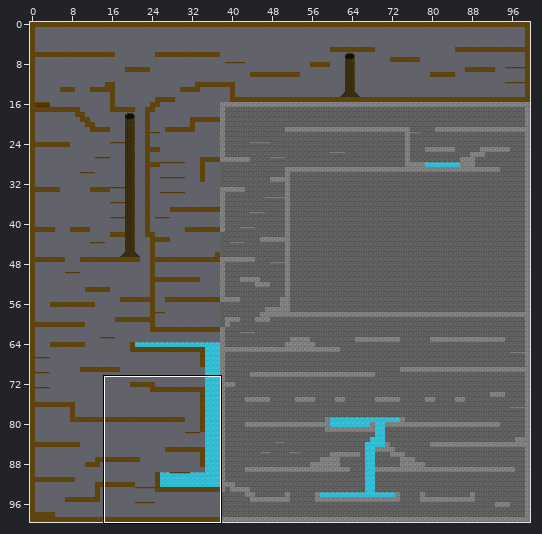
A Tiled map gets an edit: assets/tiled/maps/finallevel.tmx. Above: a wide view before the commit, with the close-up outlined.
Close-up. Before:
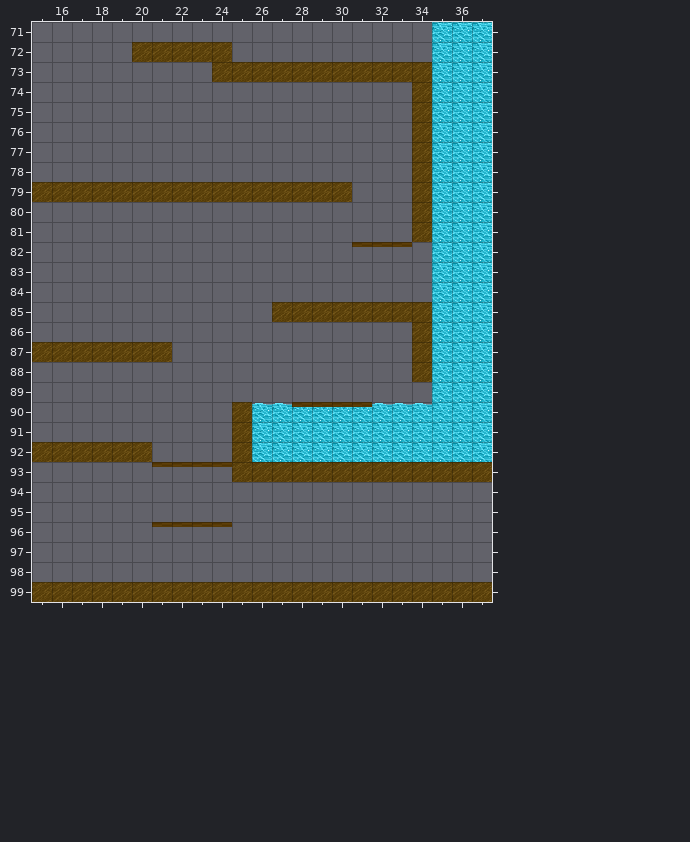
Cells are 32x32 px. Shown: x 15..37, y 71..99. The commit also changed other parts of the map, which this record leaves out.
The result:
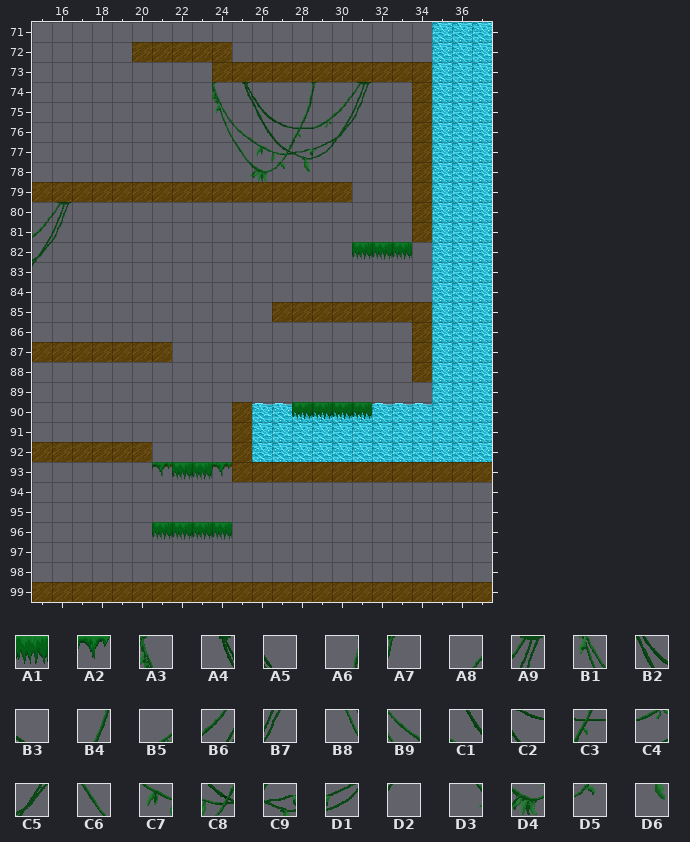
Key: from "oneblock": A1 18, A2 20; from "vinehang": A3 10, A4 11, A5 12, A6 14, A7 15, A8 16, A9 17, B1 19, B2 21, B3 22, B4 23, B5 24, B6 25, B7 26, B8 28, B9 29, C1 30, C2 31, C3 32, C4 33, C5 34, C6 38, C7 39, C8 40, C9 41, D1 42, D2 43, D3 47, D4 48, D5 49, D6 50.
__ is an empty cell, .. an unchanged one.
Difference:
--- layer "background decoration"
@@ x 24..31 @@
- 74 __ __ __ .. __ __ __ __
- 75 __ .. __ __ __ __ __ __
- 76 __ __ __ __ __ __ __ ..
- 77 .. __ __ __ __ __ __ ..
- 78 .. __ __ __ __ .. .. ..
+ 74 A3 A4 A5 .. A6 A7 A8 A9
+ 75 B1 .. B2 B3 B4 B5 B6 B7
+ 76 B8 B9 C1 C2 C3 C4 C5 ..
+ 77 .. C6 C7 C8 C9 D1 D2 ..
+ 78 .. D3 D4 D5 D6 .. .. ..
@@ x 15..16 @@
- 80 __ __
- 81 __ __
- 82 __ ..
- 83 __ ..
+ 80 A8 A9
+ 81 B6 B7
+ 82 C5 ..
+ 83 D2 ..
--- layer "foreground decoration"
@@ x 31..33 @@
- 82 __ __ __
+ 82 A1 A1 A1
@@ x 28..31 @@
- 90 __ __ __ __
+ 90 A1 A1 A1 A1
@@ x 21..24 @@
- 93 __ __ __ __
+ 93 A2 A1 A1 A2
@@ x 21..24 @@
- 96 __ __ __ __
+ 96 A1 A1 A1 A1
Where, in picture pixels (left, top, right, bottom), the same in both close-ups:
added: (212, 82, 372, 182)
added: (32, 202, 72, 267)
added: (352, 242, 412, 260)
added: (292, 402, 372, 420)
added: (152, 462, 232, 480)
added: (152, 522, 232, 540)
